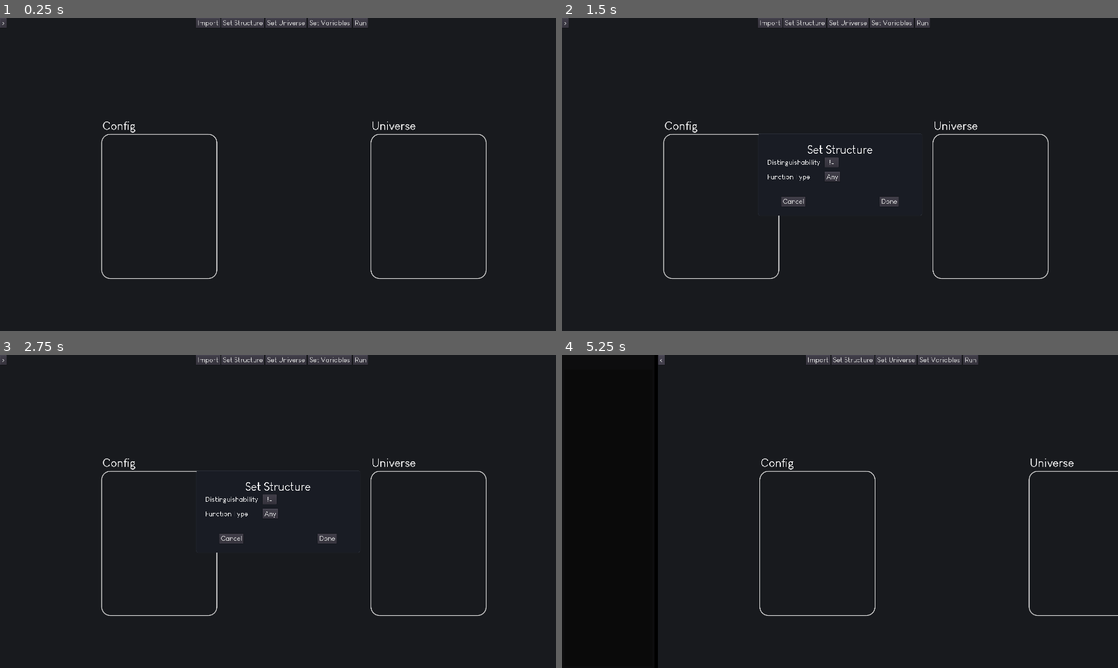
Above: before the commit, frames 1-4 (two rows, left to right).
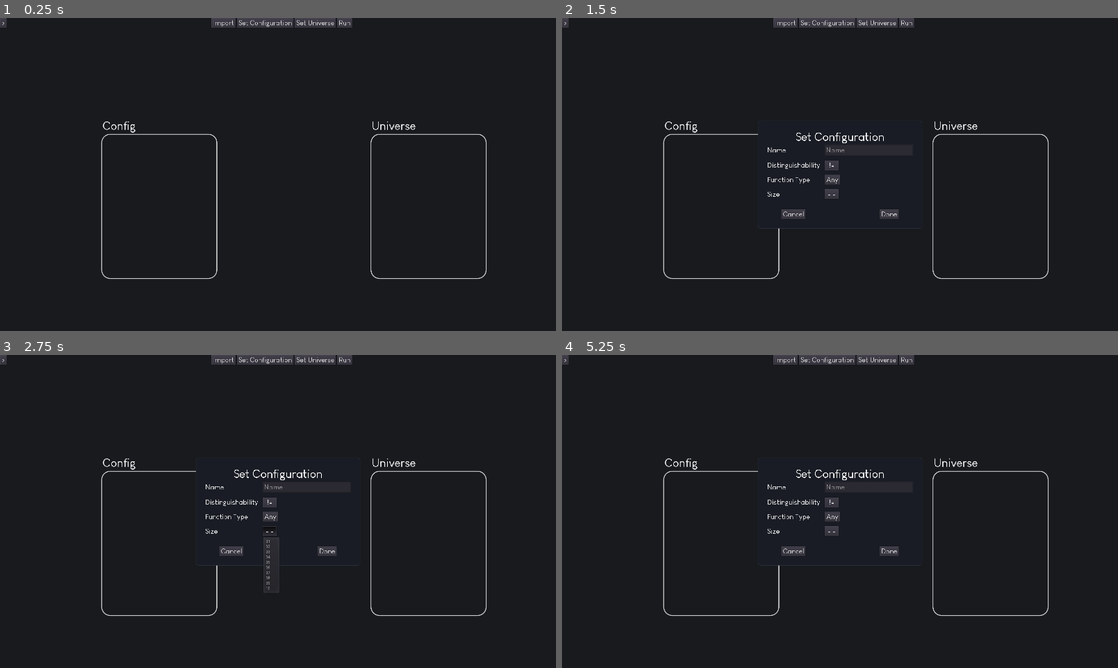
Above: after the commit, the same moments.

Repository: Mickaly13X/wv_project
Game: Godot game, scene res://Scenes/Main.tscn
Two runs of this game, one before a commit and one after it. Both use one fixed random seed, a clock stepped at 60 frames per second and the inputs below.
Inputs (mouse positions are in pixels of both pictures, inside the frame that each line leads up to):
- Up to frame 1 (0.25 s): no input
- Up to frame 2 (1.5 s): click "Set Structure" (after the commit: "Set Configuration") at 0.5 s; click "Set Variables" (after the commit: "Set Universe") at 1.25 s
- Up to frame 3 (2.75 s): click (266, 530) at 2 s, where only the run after the commit has a clickable "- -"
- Up to frame 4 (5.25 s): click "Cancel" at 2.75 s; click (890, 552) at 3.5 s, where only the run after the commit has a clickable "Done"; click (890, 552) at 4.25 s, where only the run after the commit has a clickable "Done"; click ">" at 5 s

The runs differ from the first frame. In frame 1, 0.4% of the frame differs, in the area x 35-67%, y 0-4%; in frame 2, 1.6%; in frame 3, 1.6%; in frame 4, 3.5%, in the area x 0-100%, y 0-100%.
Error before the commit: Attempt to call function 'get_popup' in base 'null instance' on a null instance. (res://Scripts/main.gd:200)

Commit message:
FGP Performed: This is a fast git push, minor changes have been made and I didn't feel the need to commit a message.

Diff:
--- a/Visualizer/Scenes/Main.tscn
+++ b/Visualizer/Scenes/Main.tscn
@@ -117,8 +117,8 @@
 alignment = 1
 
 [node name="Import" type="Button" parent="HSplit/MainPanel/UI/HUD/Main"]
-margin_left = 649.0
-margin_right = 733.0
+margin_left = 703.0
+margin_right = 787.0
 margin_bottom = 34.0
 focus_mode = 0
 custom_fonts/font = ExtResource( 4 )
@@ -128,21 +128,21 @@
 "_edit_use_anchors_": false
 }
 
-[node name="SetStructure" type="Button" parent="HSplit/MainPanel/UI/HUD/Main"]
-margin_left = 737.0
-margin_right = 886.0
-margin_bottom = 34.0
-focus_mode = 0
-custom_fonts/font = ExtResource( 4 )
-enabled_focus_mode = 0
-text = "Set Structure"
+[node name="SetConfig" type="Button" parent="HSplit/MainPanel/UI/HUD/Main"]
+margin_left = 791.0
+margin_right = 987.0
+margin_bottom = 34.0
+focus_mode = 0
+custom_fonts/font = ExtResource( 4 )
+enabled_focus_mode = 0
+text = "Set Configuration"
 __meta__ = {
 "_edit_use_anchors_": false
 }
 
 [node name="SetUniverse" type="Button" parent="HSplit/MainPanel/UI/HUD/Main"]
-margin_left = 890.0
-margin_right = 1032.0
+margin_left = 991.0
+margin_right = 1133.0
 margin_bottom = 34.0
 focus_mode = 0
 custom_fonts/font = ExtResource( 4 )
@@ -152,21 +152,9 @@
 "_edit_use_anchors_": false
 }
 
-[node name="SetVariables" type="Button" parent="HSplit/MainPanel/UI/HUD/Main"]
-margin_left = 1036.0
-margin_right = 1188.0
-margin_bottom = 34.0
-focus_mode = 0
-custom_fonts/font = ExtResource( 4 )
-enabled_focus_mode = 0
-text = "Set Variables"
-__meta__ = {
-"_edit_use_anchors_": false
-}
-
 [node name="Run" type="Button" parent="HSplit/MainPanel/UI/HUD/Main"]
-margin_left = 1192.0
-margin_right = 1244.0
+margin_left = 1137.0
+margin_right = 1189.0
 margin_bottom = 34.0
 focus_mode = 0
 custom_fonts/font = ExtResource( 4 )
@@ -212,9 +200,9 @@
 anchor_right = 0.5
 anchor_bottom = 0.5
 margin_left = -283.5
-margin_top = -141.5
+margin_top = -185.5
 margin_right = 283.5
-margin_bottom = 141.5
+margin_bottom = 185.5
 rect_min_size = Vector2( 296, 128 )
 custom_styles/panel = SubResource( 3 )
 popup_exclusive = true
@@ -237,7 +225,7 @@
 margin_right = 503.0
 margin_bottom = 46.0
 custom_fonts/font = ExtResource( 5 )
-text = "Set Structure"
+text = "Set Configuration"
 align = 1
 valign = 1
 __meta__ = {
@@ -247,7 +235,7 @@
 [node name="Items" type="GridContainer" parent="Popups/MenuStructure/VBox"]
 margin_top = 50.0
 margin_right = 503.0
-margin_bottom = 181.0
+margin_bottom = 292.0
 size_flags_horizontal = 3
 size_flags_vertical = 3
 custom_constants/vseparation = 16
@@ -257,10 +245,34 @@
 "_edit_use_anchors_": false
 }
 
+[node name="NameLabel" type="Label" parent="Popups/MenuStructure/VBox/Items"]
+margin_top = 5.0
+margin_right = 182.0
+margin_bottom = 33.0
+custom_fonts/font = ExtResource( 4 )
+text = "Name"
+__meta__ = {
+"_edit_use_anchors_": false
+}
+
+[node name="NameInput" type="LineEdit" parent="Popups/MenuStructure/VBox/Items"]
+margin_left = 198.0
+margin_right = 503.0
+margin_bottom = 38.0
+rect_min_size = Vector2( 128, 24 )
+size_flags_horizontal = 3
+custom_fonts/font = ExtResource( 4 )
+max_length = 20
+placeholder_text = "Name"
+caret_blink = true
+__meta__ = {
+"_edit_use_anchors_": false
+}
+
 [node name="DistLabel" type="Label" parent="Popups/MenuStructure/VBox/Items"]
-margin_top = 3.0
+margin_top = 57.0
 margin_right = 182.0
-margin_bottom = 31.0
+margin_bottom = 85.0
 custom_fonts/font = ExtResource( 4 )
 text = "Distinguishability"
 __meta__ = {
@@ -269,8 +281,9 @@
 
 [node name="DistInput" type="MenuButton" parent="Popups/MenuStructure/VBox/Items"]
 margin_left = 198.0
+margin_top = 54.0
 margin_right = 246.0
-margin_bottom = 34.0
+margin_bottom = 88.0
 rect_min_size = Vector2( 48, 0 )
 size_flags_horizontal = 0
 custom_fonts/font = ExtResource( 4 )
@@ -281,9 +294,9 @@
 }
 
 [node name="FuncLabel" type="Label" parent="Popups/MenuStructure/VBox/Items"]
-margin_top = 53.0
+margin_top = 107.0
 margin_right = 182.0
-margin_bottom = 81.0
+margin_bottom = 135.0
 custom_fonts/font = ExtResource( 4 )
 text = "Function Type"
 __meta__ = {
@@ -292,9 +305,9 @@
 
 [node name="FuncInput" type="MenuButton" parent="Popups/MenuStructure/VBox/Items"]
 margin_left = 198.0
-margin_top = 50.0
+margin_top = 104.0
 margin_right = 246.0
-margin_bottom = 84.0
+margin_bottom = 138.0
 rect_min_size = Vector2( 48, 0 )
 size_flags_horizontal = 0
 custom_fonts/font = ExtResource( 4 )
@@ -304,28 +317,52 @@
 "_edit_use_anchors_": false
 }
 
+[node name="SizeLabel" type="Label" parent="Popups/MenuStructure/VBox/Items"]
+margin_top = 157.0
+margin_right = 182.0
+margin_bottom = 185.0
+custom_fonts/font = ExtResource( 4 )
+text = "Size"
+__meta__ = {
+"_edit_use_anchors_": false
+}
+
+[node name="SizeInput" type="MenuButton" parent="Popups/MenuStructure/VBox/Items"]
+margin_left = 198.0
+margin_top = 154.0
+margin_right = 246.0
+margin_bottom = 188.0
+rect_min_size = Vector2( 48, 0 )
+size_flags_horizontal = 0
+custom_fonts/font = ExtResource( 4 )
+text = "- -"
+flat = false
+__meta__ = {
+"_edit_use_anchors_": false
+}
+
 [node name="Buttons" type="HBoxContainer" parent="Popups/MenuStructure/VBox"]
-margin_top = 185.0
+margin_top = 296.0
 margin_right = 503.0
-margin_bottom = 219.0
+margin_bottom = 330.0
 custom_constants/separation = 256
 alignment = 1
 
 [node name="CancelButton" type="Button" parent="Popups/MenuStructure/VBox/Buttons"]
-margin_left = 370.0
+margin_left = 48.0
+margin_right = 132.0
+margin_bottom = 34.0
+focus_mode = 0
+custom_fonts/font = ExtResource( 4 )
+enabled_focus_mode = 0
+text = "Cancel"
+__meta__ = {
+"_edit_use_anchors_": false
+}
+
+[node name="AddButton" type="Button" parent="Popups/MenuStructure/VBox/Buttons"]
+margin_left = 388.0
 margin_right = 454.0
-margin_bottom = 34.0
-focus_mode = 0
-custom_fonts/font = ExtResource( 4 )
-enabled_focus_mode = 0
-text = "Cancel"
-__meta__ = {
-"_edit_use_anchors_": false
-}
-
-[node name="AddButton" type="Button" parent="Popups/MenuStructure/VBox/Buttons"]
-margin_left = 48.0
-margin_right = 114.0
 margin_bottom = 34.0
 focus_mode = 0
 custom_fonts/font = ExtResource( 4 )
@@ -443,15 +480,15 @@
 alignment = 1
 
 [node name="CancelButton" type="Button" parent="Popups/MenuContainer/VBox/Buttons"]
-margin_left = 370.0
+margin_left = 48.0
+margin_right = 132.0
+margin_bottom = 34.0
+custom_fonts/font = ExtResource( 4 )
+text = "Cancel"
+
+[node name="AddButton" type="Button" parent="Popups/MenuContainer/VBox/Buttons"]
+margin_left = 388.0
 margin_right = 454.0
-margin_bottom = 34.0
-custom_fonts/font = ExtResource( 4 )
-text = "Cancel"
-
-[node name="AddButton" type="Button" parent="Popups/MenuContainer/VBox/Buttons"]
-margin_left = 48.0
-margin_right = 114.0
 margin_bottom = 34.0
 focus_mode = 0
 custom_fonts/font = ExtResource( 4 )
@@ -635,9 +672,9 @@
 window_title = "Open een Bestand"
 mode = 0
 access = 2
-current_dir = "/Users/Joran/Git/wv_project/Visualizer"
+current_dir = "/Users/erickim/wv_project/Visualizer"
 current_file = "~"
-current_path = "/Users/Joran/Git/wv_project/Visualizer/~"
+current_path = "/Users/erickim/wv_project/Visualizer/~"
 __meta__ = {
 "_edit_use_anchors_": false
 }
@@ -653,11 +690,10 @@
 }
 [connection signal="button_up" from="HSplit/MainPanel/UI/HUD/OpenCoLa" to="." method="toggle_cola_panel"]
 [connection signal="button_up" from="HSplit/MainPanel/UI/HUD/Main/Import" to="." method="popup_import"]
-[connection signal="button_up" from="HSplit/MainPanel/UI/HUD/Main/SetStructure" to="." method="toggle_menu_structure" binds= [ true ]]
+[connection signal="button_up" from="HSplit/MainPanel/UI/HUD/Main/SetConfig" to="." method="toggle_menu_structure" binds= [ true ]]
 [connection signal="button_up" from="HSplit/MainPanel/UI/HUD/Main/SetUniverse" to="." method="toggle_menu_container" binds= [ true, "Universe" ]]
-[connection signal="button_up" from="HSplit/MainPanel/UI/HUD/Main/SetVariables" to="." method="toggle_menu_container" binds= [ true, "Config" ]]
 [connection signal="button_up" from="Popups/MenuStructure/VBox/Buttons/CancelButton" to="." method="toggle_menu_structure" binds= [ false ]]
-[connection signal="button_up" from="Popups/MenuStructure/VBox/Buttons/AddButton" to="." method="set_structure"]
+[connection signal="button_up" from="Popups/MenuStructure/VBox/Buttons/AddButton" to="." method="set_configuration"]
 [connection signal="button_up" from="Popups/MenuContainer/VBox/Buttons/CancelButton" to="." method="toggle_menu_container" binds= [ false ]]
 [connection signal="button_up" from="Popups/MenuContainer/VBox/Buttons/AddButton" to="." method="set_container"]
 [connection signal="button_up" from="Popups/MenuGroup/VBox/Buttons/CancelButton" to="." method="toggle_menu_group" binds= [ false ]]
--- a/Visualizer/project.godot
+++ b/Visualizer/project.godot
@@ -44,7 +44,7 @@
 }
 reload={
 "deadzone": 0.5,
-"events": [ Object(InputEventKey,"resource_local_to_scene":false,"resource_name":"","device":0,"alt":false,"shift":false,"control":true,"meta":false,"command":true,"pressed":false,"scancode":82,"unicode":0,"echo":false,"script":null)
+"events": [ Object(InputEventKey,"resource_local_to_scene":false,"resource_name":"","device":0,"alt":false,"shift":false,"control":true,"meta":true,"command":true,"pressed":false,"scancode":82,"unicode":0,"echo":false,"script":null)
  ]
 }
 
Not shown, changed: .DS_Store
Not shown, changed: Visualizer/.DS_Store
